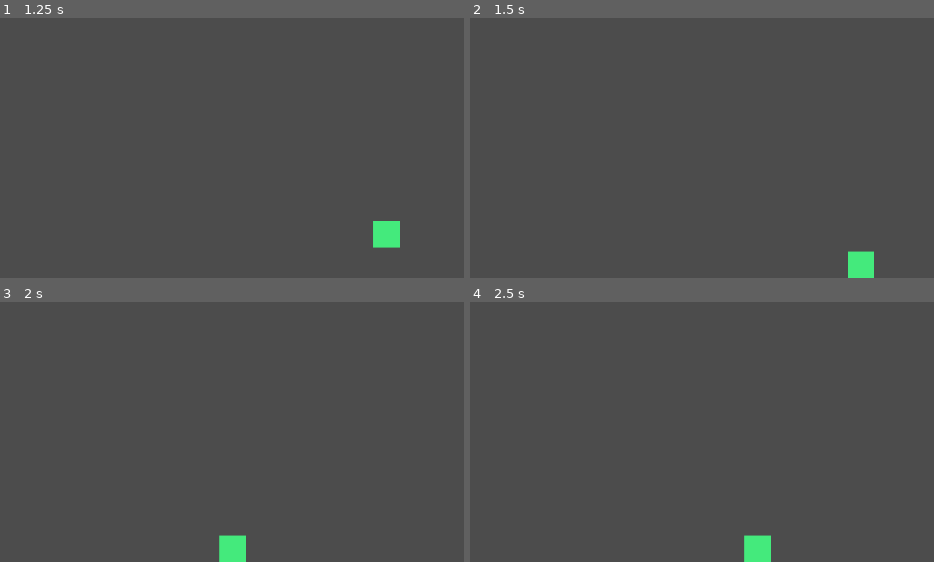
Above: before the commit, frames 1-4 (two rows, left to right).
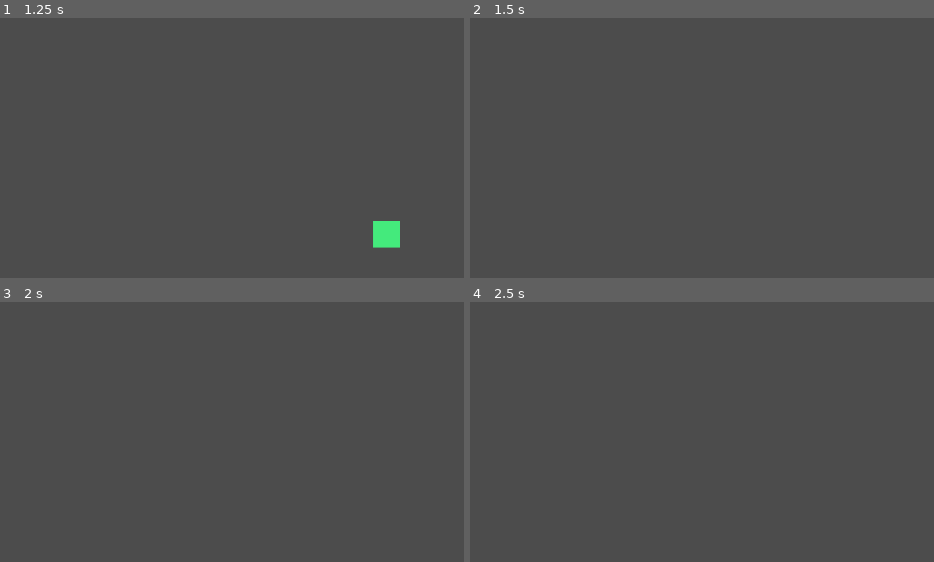
Above: after the commit, the same moments.

Repository: liamb09/Algebra-2-Final-Project-Games
Game: Godot game, scene res://Player.tscn
The game is run twice, just before and just after one commit, with the same random seed, the same clock (stepped at 60 frames per second) and the same inputs.
Inputs:
- Up to frame 1 (1.25 s): hold Right (ui_right) from 0.53 s (still down)
- Up to frame 2 (1.5 s): release Right (ui_right) at 1.28 s; hold Left (ui_left) from 1.28 s (still down)
- Up to frame 3 (2 s): keep holding Left (ui_left)
- Up to frame 4 (2.5 s): release Left (ui_left) at 2.03 s; hold Right (ui_right) from 2.03 s (still down)

Frame 1 is identical in both runs. In frame 2, 0.6% of the frame differs, in the area x 81-88%, y 89-100%; in frame 3, 0.6%, in the area x 47-54%, y 89-100%; in frame 4, 0.6%.

Commit message:
Update Player.gd

Diff:
--- a/Deathball-Style Game/Player.gd
+++ b/Deathball-Style Game/Player.gd
@@ -20,10 +20,5 @@
 		velocity.x *= .8
 	if Input.is_action_just_pressed("ui_up"):
 		velocity.y = -500
-		#acc.y = -50
 	velocity.y += gravity
-	#velocity.y += acc.y
-	print(velocity)
 	move_and_slide(velocity)
-	position.x = clamp(position.x, 32, screen_size.x - 32)
-	position.y = clamp(position.y, 32, screen_size.y - 32)
